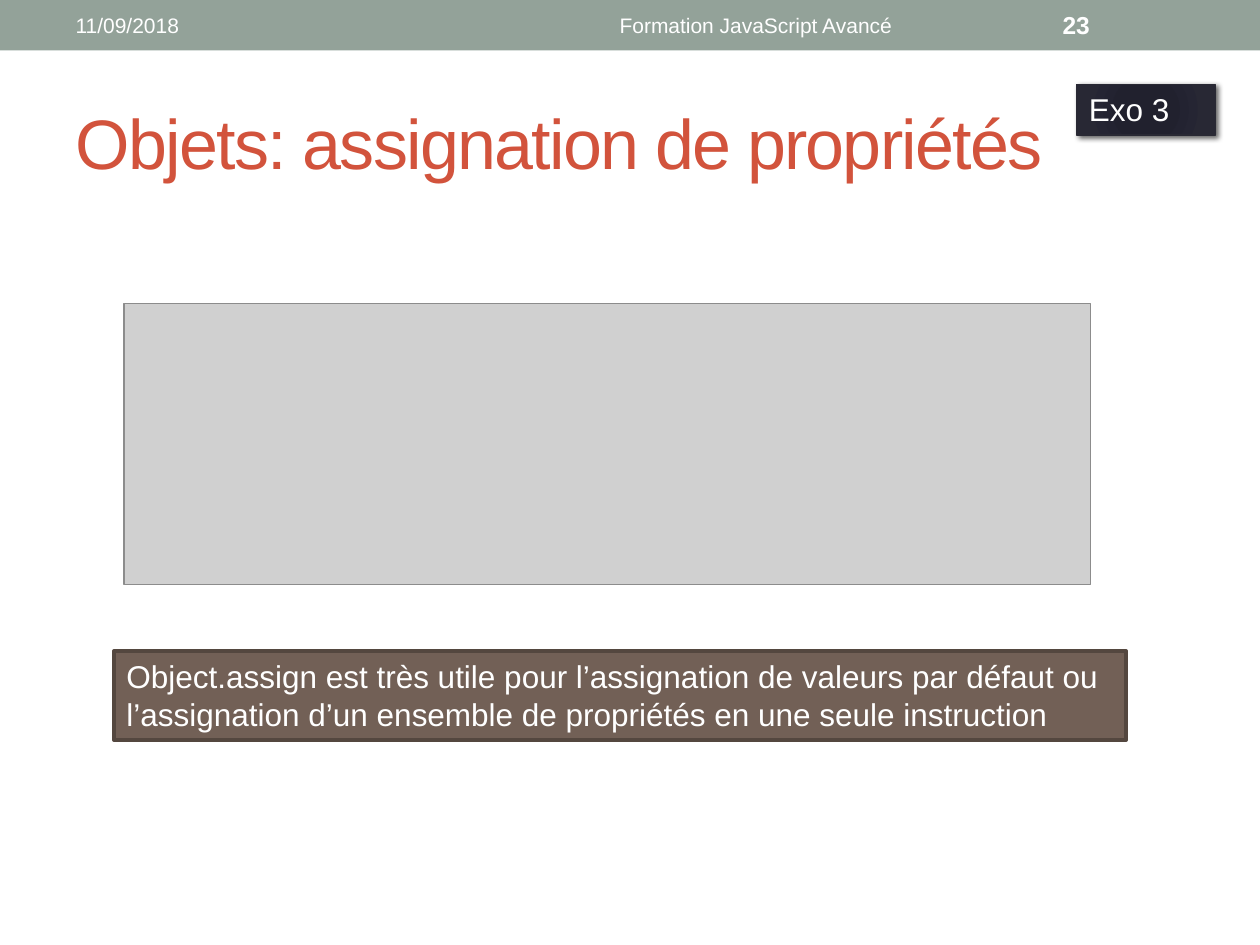
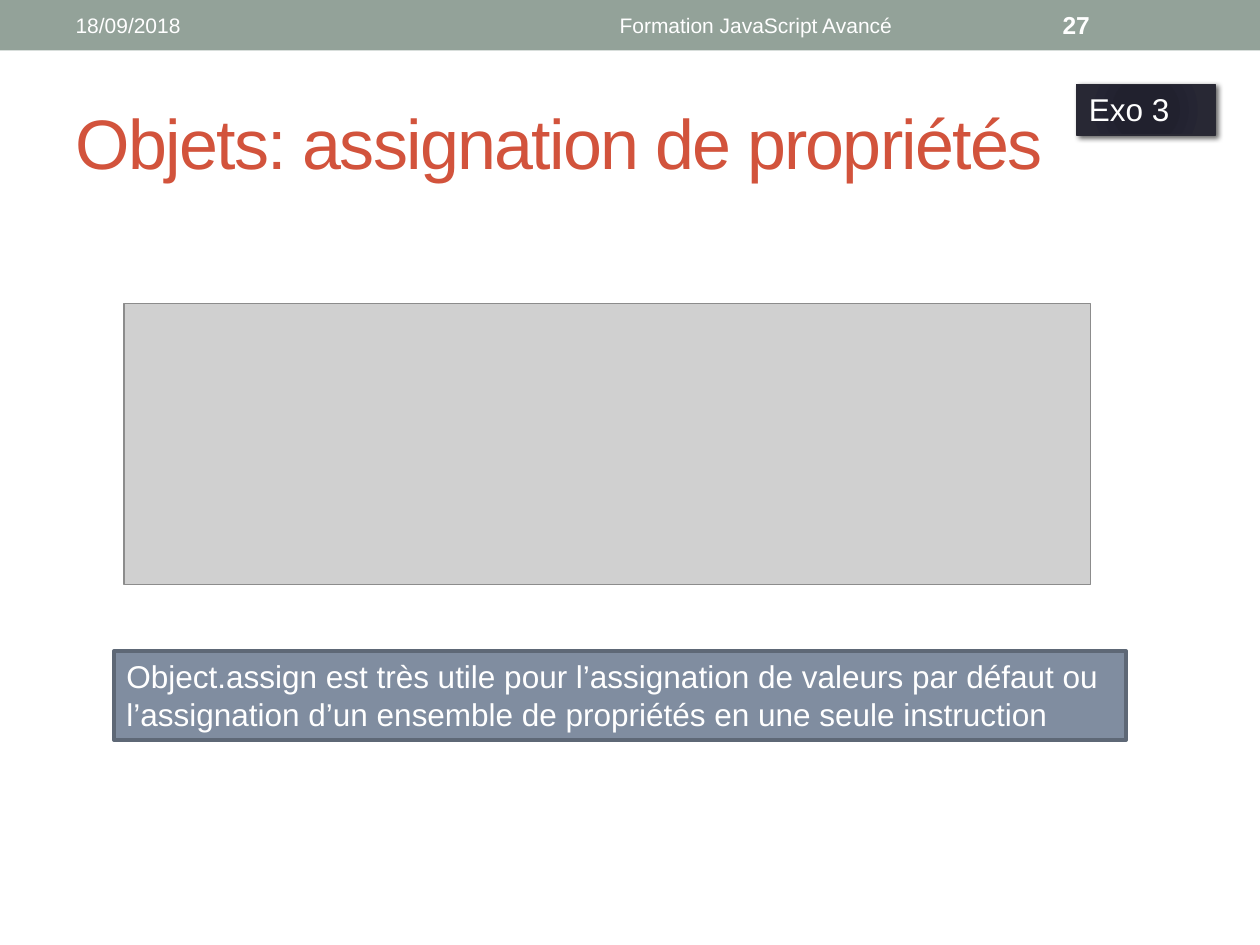
Before and after one commit to worldline/JS-Training, a slide deck: slide 27 of presenter_slides.pptx (slide 23 before the commit). Drawn at 1260x945 pixels with LibreOffice and Linux fonts; fonts in the diff are those of the drawing; grey boxes stand for pictures. Boxes give left, top, right and bottom in pixels: in the first picture for what was removed or moved away, otherwise in the second. Text is boxed around its words. In the diff, an @@ line names an element or a change of style, - is before the commit and + after.

```diff
--- a/presenter_slides.pptx
+++ b/presenter_slides.pptx
@@ text at bbox=[76, 18, 181, 33]: text changed @@
-11/09/2018
+18/09/2018
@@ page number at bbox=[1063, 17, 1090, 34]: text changed @@
-23
+27
@@ rectangle "Object.assign est très utile pour ..." at bbox=[115, 651, 1126, 741]: fill #726056 to #808DA0; outline #544740 2.08 pt to #5F6876 2.08 pt @@
```
Also in this commit, not shown: 30 other slides changed, 40 slides added.
